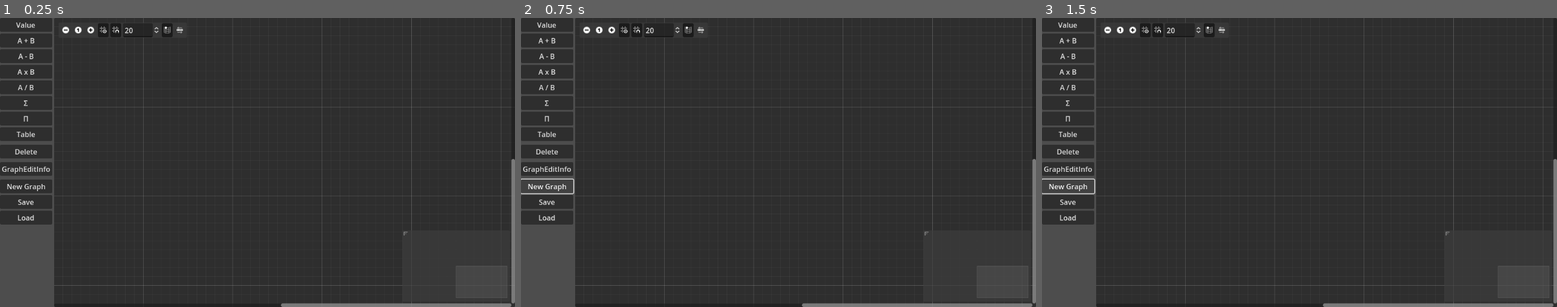
Above: before the commit, frames 1-3 (left to right).
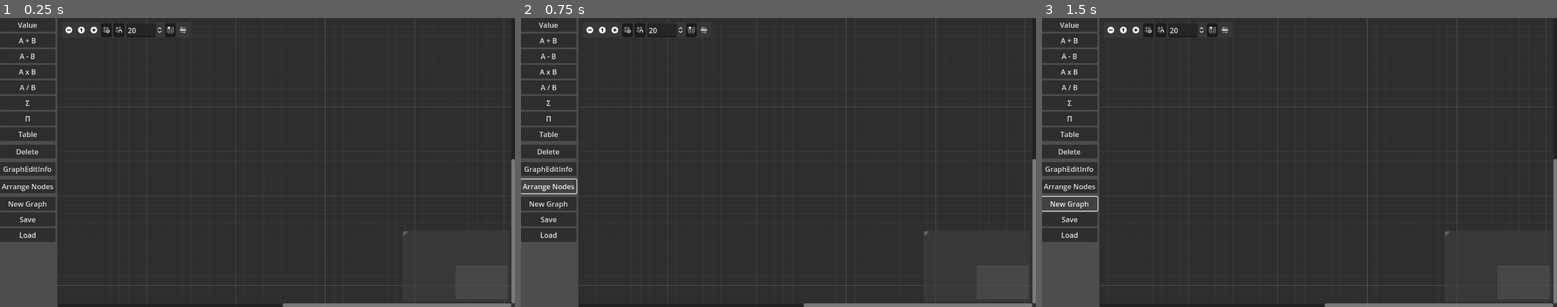
Above: after the commit, the same moments.

Repository: hrk4649/calc_node_editor
Game: Godot game, scene res://main.tscn
Same seed, same stepped clock (60 frames per second), same inputs: the game is played once before the commit and once after it.
Inputs (mouse positions are in pixels of both pictures, inside the frame that each line leads up to):
- Up to frame 1 (0.25 s): no input
- Up to frame 2 (0.75 s): click (546, 185) at 0.5 s, where only the run after the commit has a clickable "Arrange Nodes"
- Up to frame 3 (1.5 s): click "New Graph" at 1.25 s

The runs differ from the first frame. In frame 1, 3.0% of the frame differs, in the area x 0-99%, y 0-100%; in frame 2, 3.0%; in frame 3, 3.1%.
Error after the commit: Invalid assignment of property or key 'selected' with value of type 'bool' on a base object of type 'Control'. (res://main.gd:558)

Commit message:
add arrange nodes button

Diff:
--- a/godot4/main.gd
+++ b/godot4/main.gd
@@ -243,7 +243,7 @@
 			node_ui.set_value(node.value)
 
 	reflect_values()
-
+	graphEdit.arrange_nodes()
 
 func reset_data():
 	nodes = []
@@ -552,3 +552,8 @@
 			save_file(path)
 		FileDialog.FileMode.FILE_MODE_OPEN_FILE:
 			load_file(path)
+
+func _on_button_arrange_nodes_pressed():
+	for child in graphEdit.get_children():
+		child.selected = true
+	graphEdit.arrange_nodes()
--- a/godot4/main.tscn
+++ b/godot4/main.tscn
@@ -71,6 +71,13 @@
 [node name="MarginContainer3" type="MarginContainer" parent="HBoxContainer/VBoxContainer"]
 layout_mode = 2
 
+[node name="ButtonArrangeNodes" type="Button" parent="HBoxContainer/VBoxContainer"]
+layout_mode = 2
+text = "Arrange Nodes"
+
+[node name="MarginContainer4" type="MarginContainer" parent="HBoxContainer/VBoxContainer"]
+layout_mode = 2
+
 [node name="ButtonNew" type="Button" parent="HBoxContainer/VBoxContainer"]
 layout_mode = 2
 text = "New Graph"
@@ -89,6 +96,7 @@
 layout_mode = 2
 size_flags_horizontal = 3
 right_disconnects = true
+scroll_offset = Vector2(-7, 0)
 
 [node name="FileDialog" type="FileDialog" parent="."]
 size = Vector2i(392, 162)
@@ -104,6 +112,7 @@
 [connection signal="pressed" from="HBoxContainer/VBoxContainer/ButtonTableNode" to="." method="_on_button_table_node_pressed"]
 [connection signal="pressed" from="HBoxContainer/VBoxContainer/ButtonDelete" to="." method="_on_button_delete_pressed"]
 [connection signal="pressed" from="HBoxContainer/VBoxContainer/ButtonList" to="." method="_on_button_list_pressed"]
+[connection signal="pressed" from="HBoxContainer/VBoxContainer/ButtonArrangeNodes" to="." method="_on_button_arrange_nodes_pressed"]
 [connection signal="pressed" from="HBoxContainer/VBoxContainer/ButtonNew" to="." method="_on_button_new_pressed"]
 [connection signal="pressed" from="HBoxContainer/VBoxContainer/ButtonSave" to="." method="_on_button_save_pressed"]
 [connection signal="pressed" from="HBoxContainer/VBoxContainer/ButtonLoad" to="." method="_on_button_load_pressed"]
